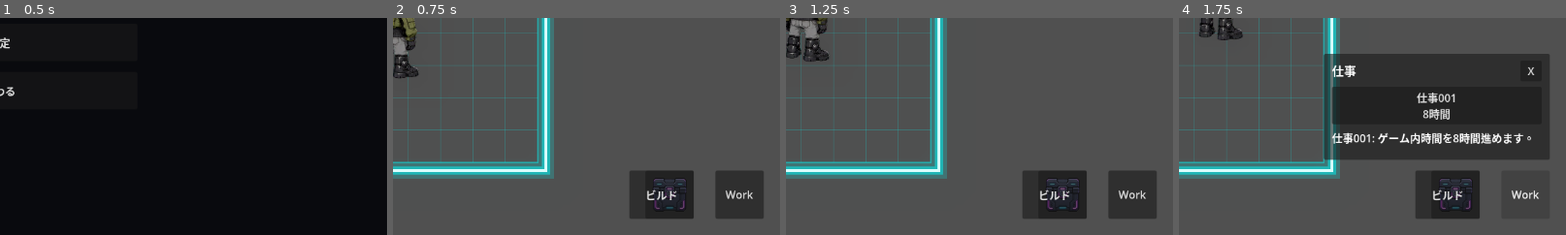
Above: before the commit, frames 1-4 (left to right).
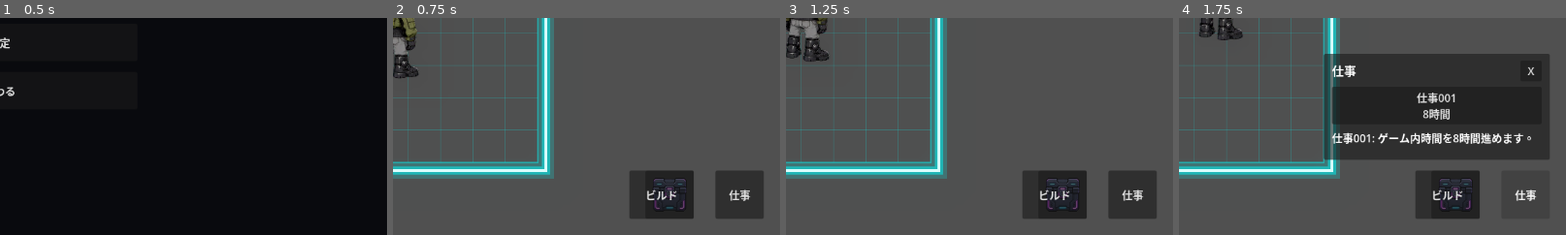
Above: after the commit, the same moments.

Repository: grimoire1089-coder/optimistic
Game: Godot game, scene res://Scenes/Boot/TitleScene.tscn
Same seed, same stepped clock (60 frames per second), same inputs: the game is played once before the commit and once after it.
Inputs:
- Up to frame 1 (0.5 s): no input
- Up to frame 2 (0.75 s): click "はじめる" at 0.5 s
- Up to frame 3 (1.25 s): no input
- Up to frame 4 (1.75 s): click "Work" (after the commit: "仕事") at 1.25 s
The pictures show only the part of the screen within x 50-100%, y 50-100%; the shares and areas given below are measured in that part.

Frame 1 is identical in both runs. In frame 2, 0.2% of the frame differs, in the area x 85-93%, y 79-85%; in frame 3, 0.2%; in frame 4, 0.2%.

Commit message:
Use default work label on square button

Diff:
--- a/Scenes/UI/HUD/WorkCreditButton.tscn
+++ b/Scenes/UI/HUD/WorkCreditButton.tscn
@@ -17,7 +17,5 @@
 grow_horizontal = 0
 grow_vertical = 0
 mouse_default_cursor_shape = 2
-text = "Work"
 script = ExtResource("1_work_button")
-label_text = "Work"
 work_menu_path = NodePath("../WorkMenu")
